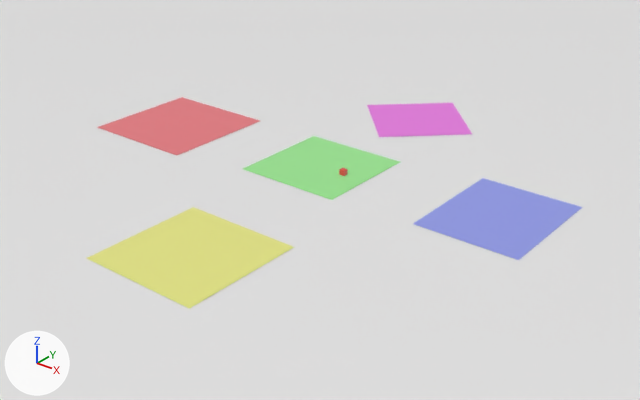
The glTF model assets/Floor.glb as it was, and as the next commit left it.
Before and after are seen from a camera (50 mm lens) standing at (34.9, -45.0, 25.3) and looking at (-2.3, 1.4, -3.5). Lighting does not change. The marker at lower left points along +X, +Y and +Z. Where no turn or scale is listed for an object, it has been applied to the vertices.

In view in the first picture: 'AboutUs', 'ContactUs', 'Floor', 'Home', 'Player', 'Products', 'Service'.
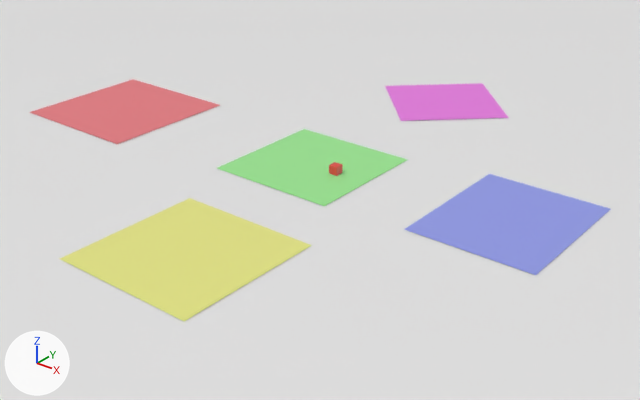
The newer file is also rescaled (x0.607), turned or shifted as a whole; pictures and numbers use the older file's frame.

Edits to the bpy script that builds the scene:
```text
Change ob_player:
    ob_player.scale: (0.199, 0.199, 0.199) -> (0.327, 0.327, 0.327)
Change ob_home:
    ob_home.location: (-1.18, 0.29, 0.03) -> (-1.81, 0.08, 0.05)
    ob_home.scale: (4.01, 4.01, 4.01) -> (4.86, 4.86, 4.86)
Change ob_service:
    ob_service.location: (-0.97, 12.37, 0.03) -> (-1.56, 17.34, 0.05)
    ob_service.scale: (3.62, 3.62, 3.62) -> (4.39, 4.39, 4.39)
Change ob_aboutus:
    ob_aboutus.location: (12.44, 1.12, 0.03) -> (13.22, 1.08, 0.05)
    ob_aboutus.scale: (4.38, 3.62, 3.62) -> (5.31, 4.39, 4.39)
Change ob_contactus:
    ob_contactus.location: (0.78, -14.36, 0.03) -> (0.56, -14.48, 0.05)
    ob_contactus.scale: (4.25, 4.25, 4.25) -> (5.15, 5.15, 5.15)
Change ob_products:
    ob_products.location: (-15.1, -0.36, 0.03) -> (-21.15, -0.72, 0.05)
    ob_products.scale: (4.56, 4.56, 4.56) -> (5.52, 5.52, 5.52)
```

Where the change shows, as pixel boxes (x1, y1, x2, y2) in the pictures (640 x 400 px):
'ContactUs', moved, rescaled (22% wider, 20% taller)
    before: (87, 207, 294, 309)
    after: (60, 198, 312, 321)
'AboutUs', moved, rescaled (22% wider, 23% taller)
    before: (413, 178, 582, 260)
    after: (405, 174, 611, 275)
'Products', moved, rescaled (16% wider, 12% taller)
    before: (97, 97, 260, 155)
    after: (30, 79, 220, 144)
'Home', moved, rescaled (22% wider, 20% taller)
    before: (243, 136, 400, 200)
    after: (217, 129, 408, 206)
'Service', moved, rescaled (17% wider, 11% taller)
    before: (367, 103, 472, 137)
    after: (385, 83, 508, 121)
'Player', rescaled
    before: (339, 168, 348, 176)
    after: (329, 162, 342, 176)
